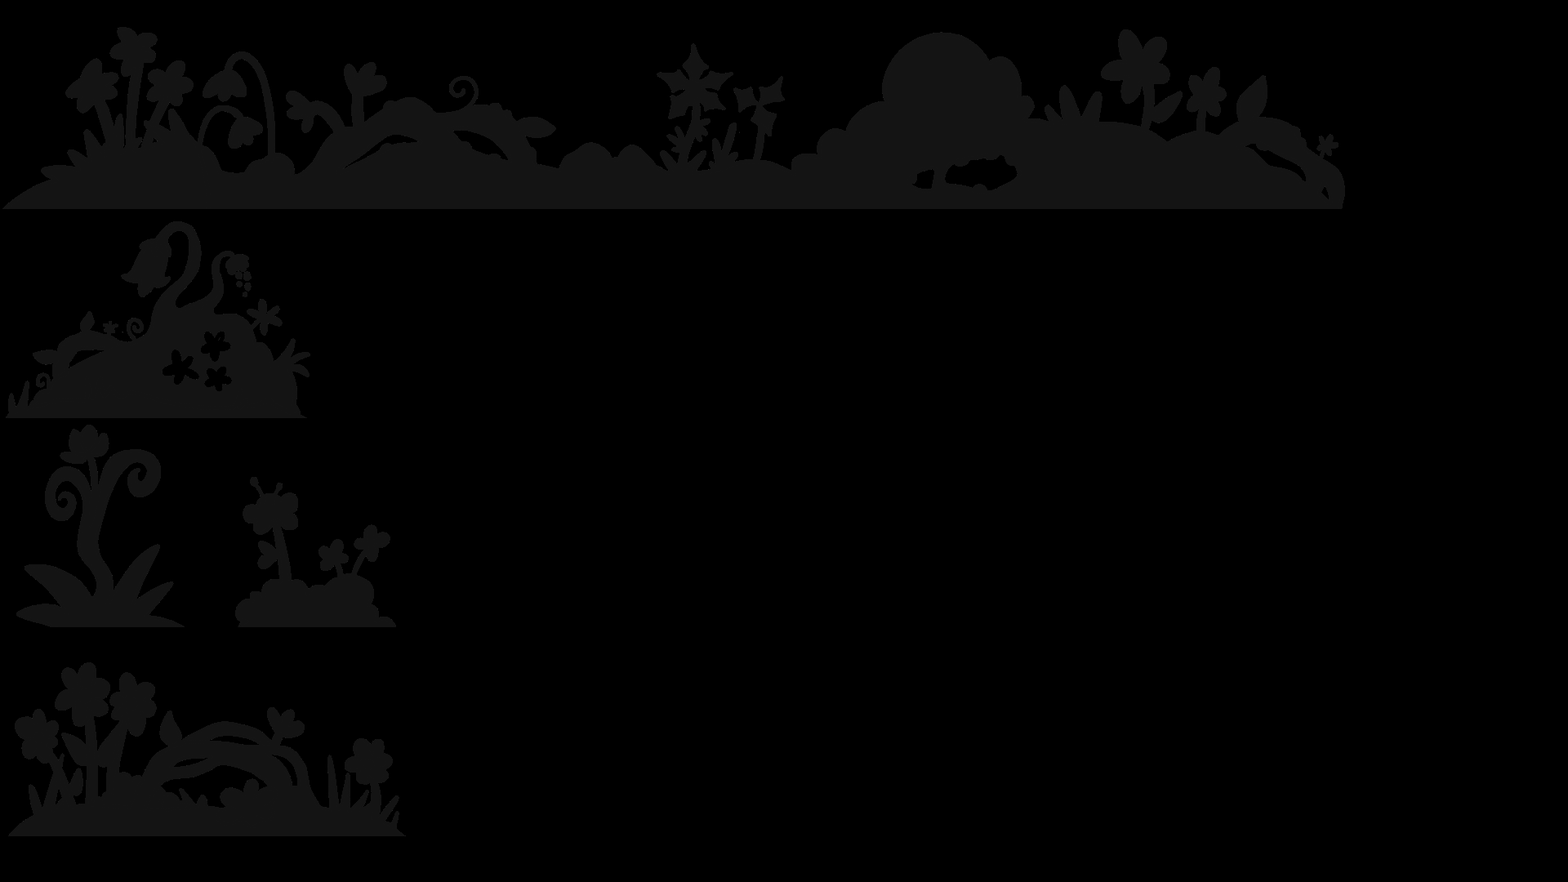
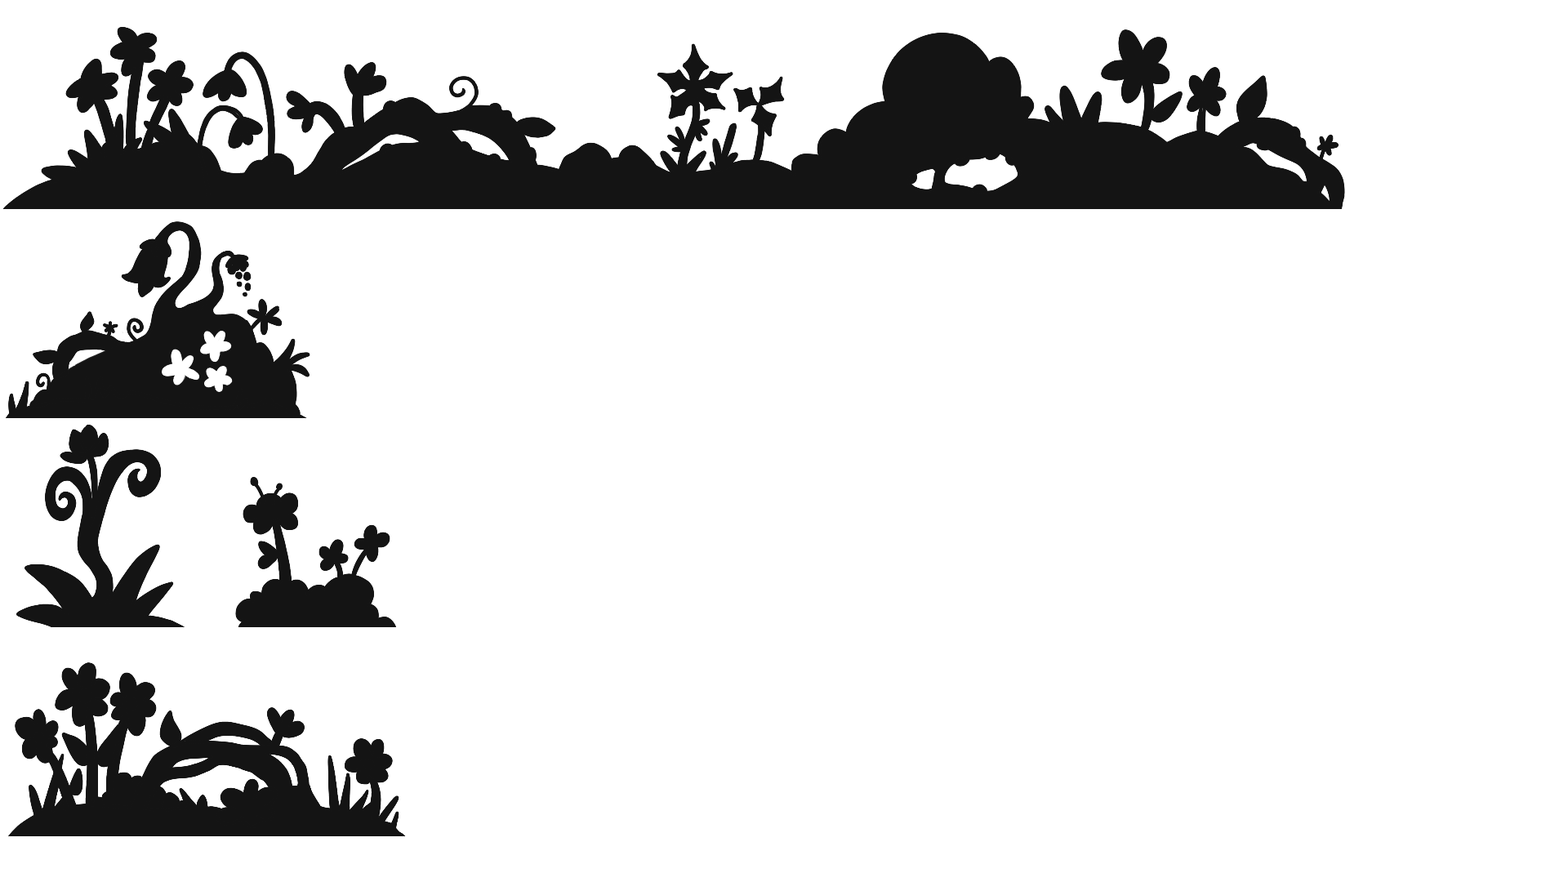
Layers edited between the first and the second 1568 x 882 image:
painted on "Layer 7" over [235, 476, 397, 628]
painted on "From selection" (1st of 2) over [5, 221, 311, 419]
painted on "Layer 5" over [2, 26, 1346, 210]
painted on "From selection" (2nd of 2) over [16, 424, 186, 628]
painted on "Layer 2" over [8, 662, 406, 837]